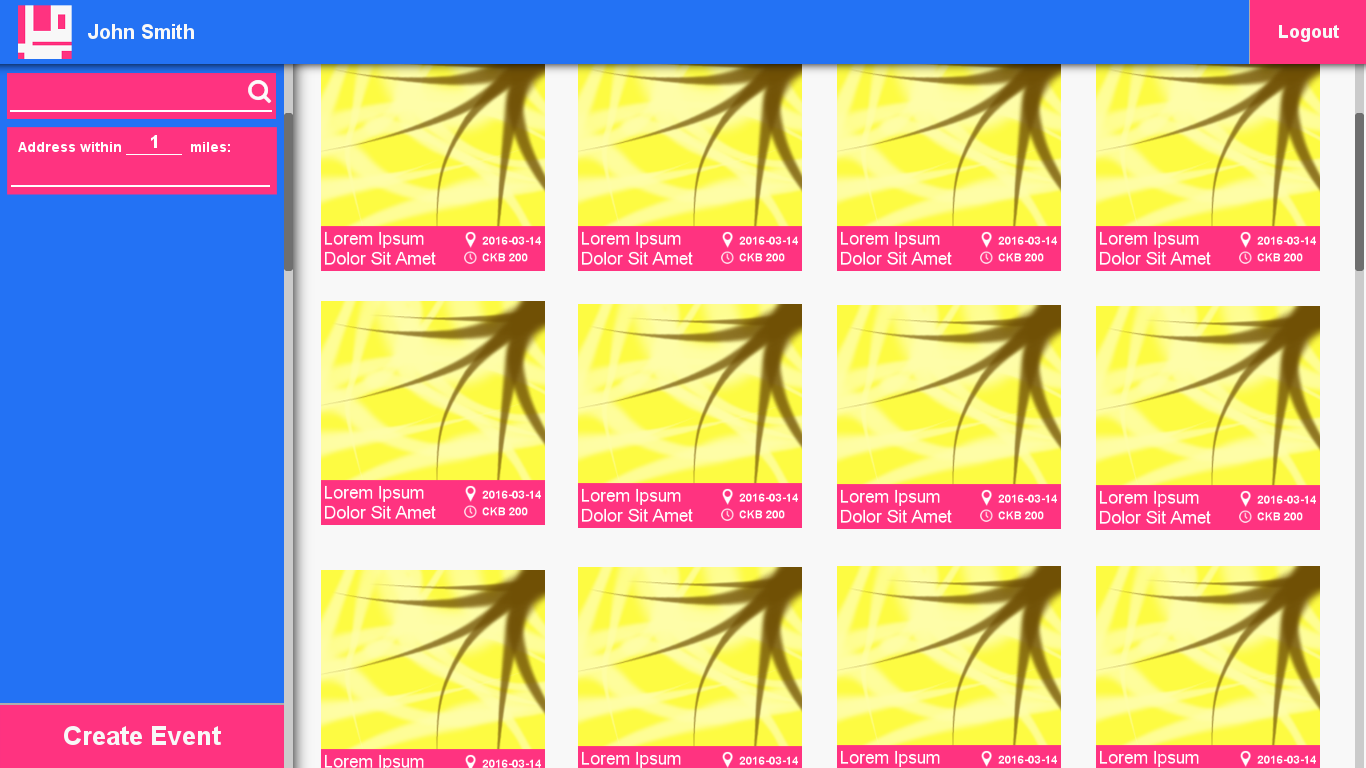
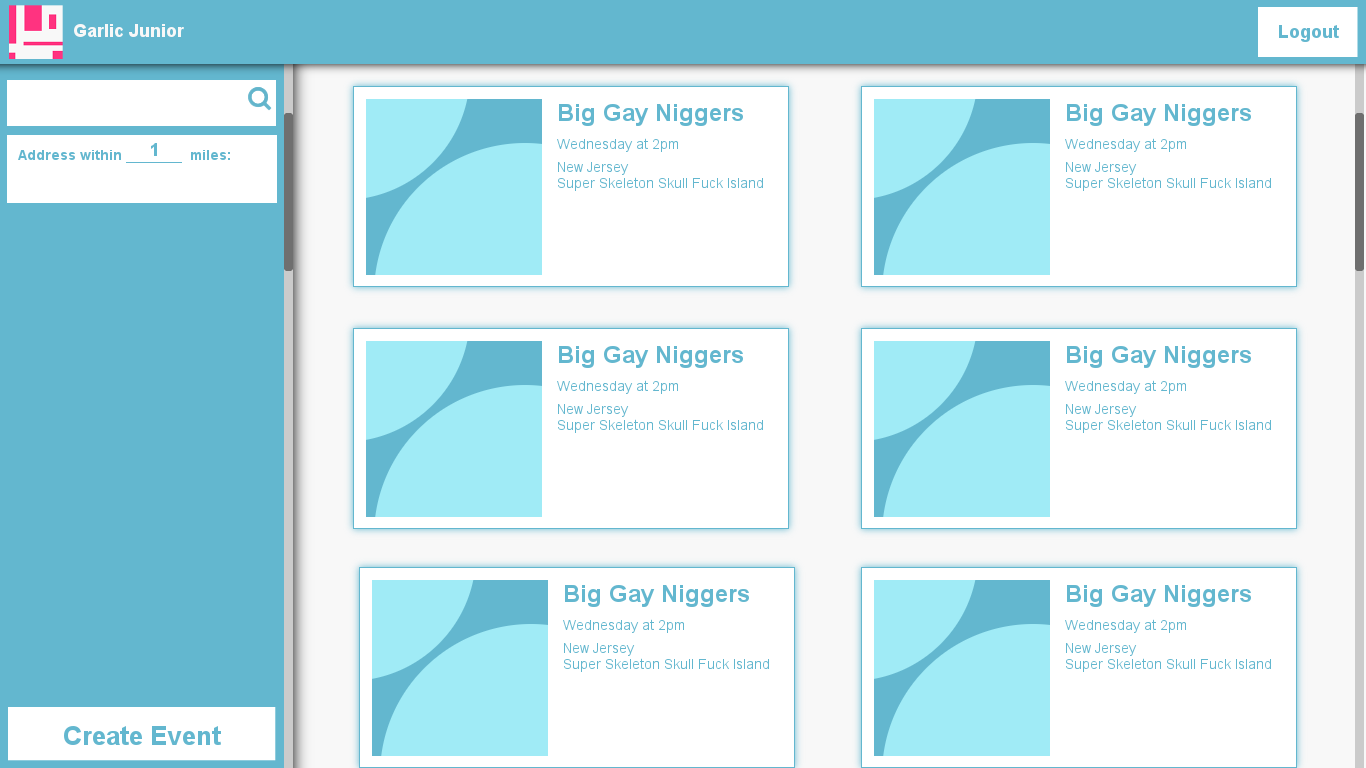
Layers edited between the first and the second 1366 × 768 image:
added group "Content" with 48 layers above "Sidebar" over [343, 76, 1308, 768]
added group "Event copy #2" with 7 layers in group "Content" over [851, 559, 1308, 768]
added layer "border #3" in group "Event copy #2" over [861, 567, 1297, 768]
added layer "event bg #3" in group "Event copy #2" over [861, 567, 1297, 768]
added layer "event shadow #3" in group "Event copy #2" over [851, 559, 1308, 768]
added group "Event copy #1" with 7 layers in group "Content" over [349, 559, 803, 768]
added layer "border #2" in group "Event copy #1" over [359, 567, 795, 768]
added layer "event bg #2" in group "Event copy #1" over [359, 567, 795, 768]
added layer "event shadow #2" in group "Event copy #1" over [349, 559, 803, 768]
added group "Event copy #4" with 7 layers in group "Content" over [851, 318, 1308, 537]
added layer "border #5" in group "Event copy #4" over [861, 328, 1297, 529]
added layer "event bg #5" in group "Event copy #4" over [861, 328, 1297, 529]
added layer "event shadow #5" in group "Event copy #4" over [851, 318, 1308, 537]
added group "Event copy" with 7 layers in group "Content" over [343, 318, 800, 537]
added layer "border #1" in group "Event copy" over [353, 328, 789, 529]
added layer "event bg #1" in group "Event copy" over [353, 328, 789, 529]
added layer "event shadow #1" in group "Event copy" over [343, 318, 800, 537]
added group "Event copy #3" with 7 layers in group "Content" over [851, 76, 1308, 295]
added layer "event shadow #4" in group "Event copy #3" over [851, 76, 1308, 295]
added group "Event" with 7 layers in group "Content" over [343, 76, 800, 295]
added layer "event shadow" in group "Event" over [343, 76, 800, 295]
painted on "sidebar" over [0, 0, 293, 768]
removed group "Events" (96 layers) over [321, 47, 1320, 768]
…and 137 more changes (34 added, 1 moved_by, 11 painted, 90 removed, 2 renamed, 12 stack)
